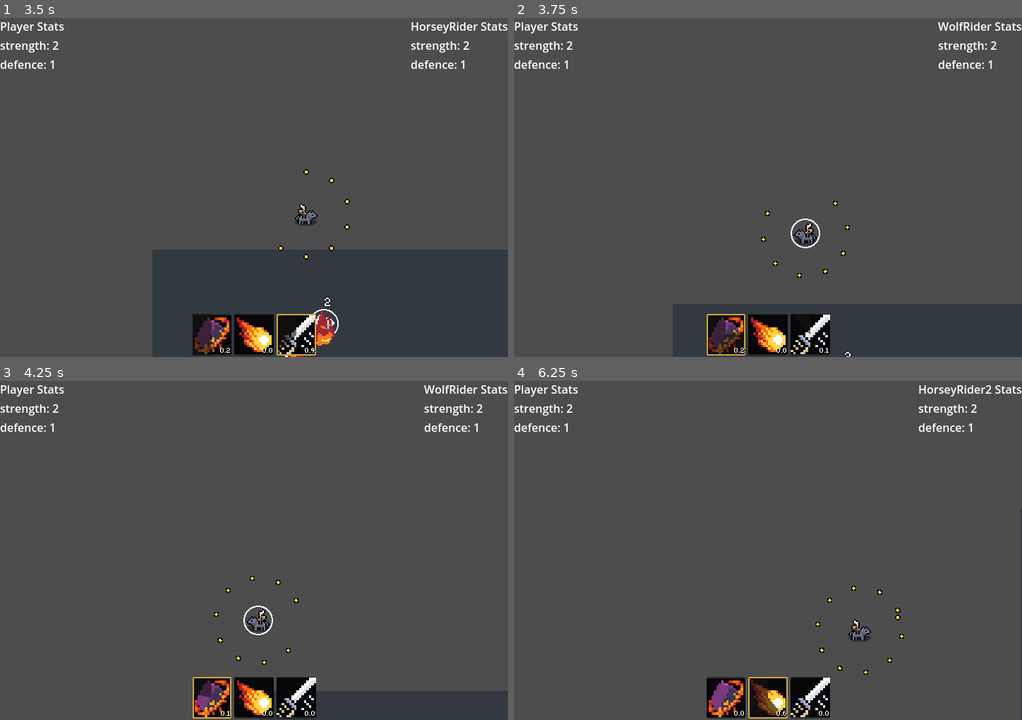
Above: before the commit, frames 1-4 (two rows, left to right).
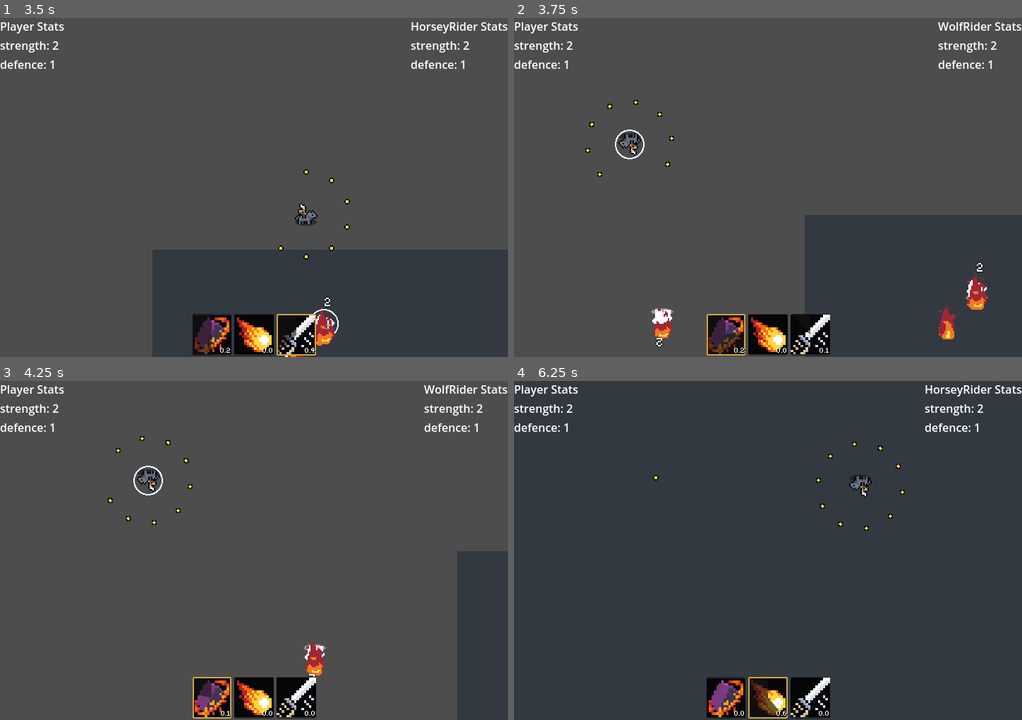
Above: after the commit, the same moments.

Repository: Snayff/not_quite_paradise4
Game: Godot game, scene res://world.tscn
Same seed, same stepped clock (60 frames per second), same inputs: the game is played once before the commit and once after it. The engine's default icon, where the game draws it, is replaced by a stand-in: a white triangle on a blue panel in a dark square.
Inputs:
- Up to frame 1 (3.5 s): hold D (move_right) 0.53-1.28 s; tap Tab (next_active) at 0.6, 2.1 s; hold S (move_down) 1.28-2.03 s; tap Space (use_active) at 1.35, 2.85 s; hold D (move_right) 2.03-2.78 s; hold W (move_up) from 2.78 s (still down)
- Up to frame 2 (3.75 s): release W (move_up) at 3.53 s; hold A (move_left) from 3.53 s (still down); tap Tab (next_active) at 3.6 s
- Up to frame 3 (4.25 s): keep holding A (move_left)
- Up to frame 4 (6.25 s): tap Space (use_active) at 4.35, 5.85 s; release A (move_left) at 5.03 s; hold S (move_down) 5.03-5.78 s; tap Tab (next_active) at 5.1 s; hold D (move_right) from 5.78 s (still down)

Frame 1 is identical in both runs. In frame 2, 14% of the frame differs, in the area x 14-100%, y 24-100%; in frame 3, 7.6%; in frame 4, 96%, in the area x 0-100%, y 0-100%.

Commit message:
amended physical_movement to only refer to root for facing

Diff:
--- a/scenes/abcs/combat_actor.tscn
+++ b/scenes/abcs/combat_actor.tscn
@@ -118,10 +118,10 @@
 _root = NodePath("..")
 _font = ExtResource("10_nqnyt")
 
-[node name="PhysicsMovement" type="Node" parent="." node_paths=PackedStringArray("_nodes_affected_by_facing")]
+[node name="PhysicsMovement" type="Node" parent="." node_paths=PackedStringArray("_root")]
 unique_name_in_owner = true
 script = ExtResource("12_73flk")
-_nodes_affected_by_facing = [NodePath("../AnimatedSprite2D")]
+_root = NodePath("..")
 
 [node name="StatsContainer" type="Node" parent="."]
 unique_name_in_owner = true
--- a/scripts/components/functionals/physics_movement.gd
+++ b/scripts/components/functionals/physics_movement.gd
@@ -21,7 +21,7 @@
 
 #region EXPORTS
 @export_group("Component Links")
-@export var _nodes_affected_by_facing: Array[Node2D] = []
+@export var _root: PhysicsBody2D  ## object we're attached to
 @export_group("Details")
 @export var is_attached_to_player: bool = false
 #endregion
@@ -88,10 +88,6 @@
 
 ## amend the attached sprites facing based on movement and velocity
 func _amend_facing(velocity: Vector2, move_left: bool, move_right: bool) -> void:
-	# check there is something to amend
-	if _nodes_affected_by_facing.size() == 0:
-		return
-
 	var new_facing_left := _facing_left
 
 	# Check facing
@@ -102,21 +98,20 @@
 
 	# Update facings
 	if new_facing_left != _facing_left:
-		for node in _nodes_affected_by_facing:
-			if new_facing_left:
-				# some nodes just need the x axis flipping
-				node.scale.x = -1
+		if new_facing_left:
+			# some nodes just need the x axis flipping
+			_root.scale.x = -1
 
-				# but some nodes need their relative position flipping, too
-				if node.position.x != 0:
-					node.position.x = node.position.x * -1
-			else:
-				node.scale.x = 1
+			# but some nodes need their relative position flipping, too
+			if _root.position.x != 0:
+				_root.position.x = _root.position.x * -1
+		else:
+			_root.scale.x = 1
 
-				if node.position.x != 0:
-					node.position.x = node.position.x * -1
+			if _root.position.x != 0:
+				_root.position.x = _root.position.x * -1
 
-		_facing_left = new_facing_left
+	_facing_left = new_facing_left
 
 
 
